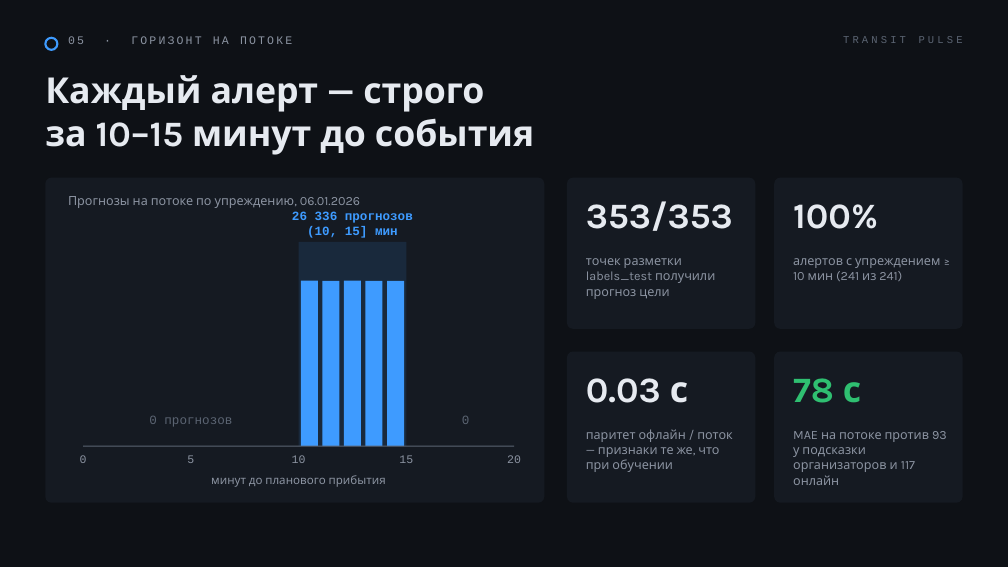
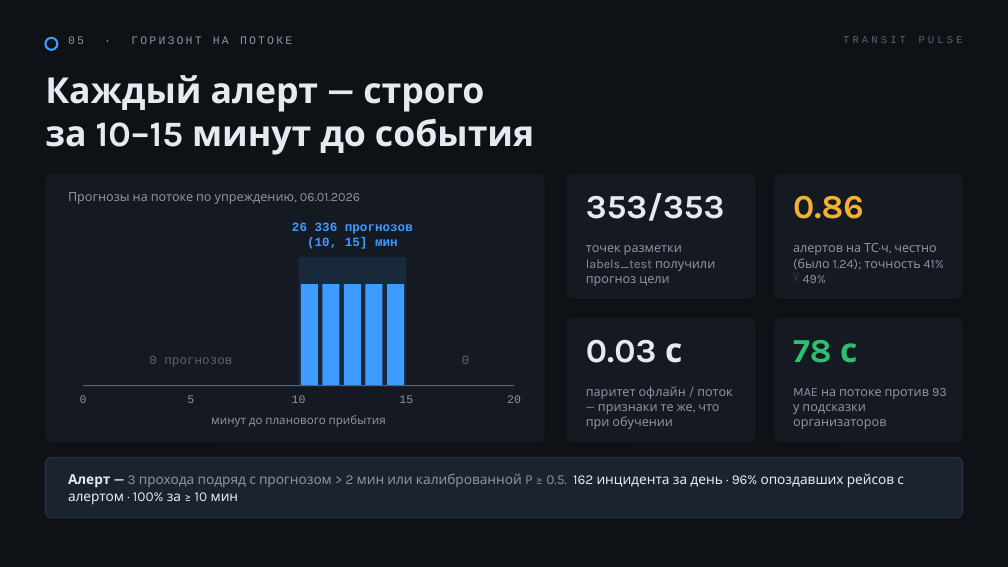
Before and after one commit to jinxovich/transit-pulse, a slide deck: slide 6 of docs/pitch/transit-pulse-pitch.pptx. Drawn at 1008x567 pixels with LibreOffice and Linux fonts; fonts in the diff are those of the drawing. Boxes give left, top, right and bottom in pixels: in the first picture for what was removed or moved away, otherwise in the second. Text is boxed around its words. In the diff, an @@ line names an element or a change of style, - is before the commit and + after.

Commit message:
docs(pitch): цифры после улучшения алертов и калибровки

```diff
--- a/docs/pitch/transit-pulse-pitch.pptx
+++ b/docs/pitch/transit-pulse-pitch.pptx
@@ rounded rectangle: place and size @@
-rounded rectangle at <box>45,178,544,503</box>
+rounded rectangle at <box>45,174,544,442</box>
@@ rounded rectangle: place and size @@
-rounded rectangle at <box>567,178,755,329</box>
+rounded rectangle at <box>567,174,755,299</box>
@@ rounded rectangle: place and size @@
-rounded rectangle at <box>774,178,963,329</box>
+rounded rectangle at <box>774,174,963,299</box>
@@ text "Прогнозы на потоке по упреждению, ...": place and size @@
-text "Прогнозы на потоке по упреждению, ..." at <box>68,196,360,208</box>
+text "Прогнозы на потоке по упреждению, ..." at <box>68,192,360,204</box>
@@ text "353/353": place and size @@
-text "353/353" at <box>586,201,733,231</box>
+text "353/353" at <box>586,193,725,221</box>
@@ text at <box>793,195,864,219</box>: text changed; size 34 to 32 pt; text colour #E6EAF0 to #F2B134 @@
-100%
+0.86
@@ text "26 336 прогнозов": place and size @@
-text "26 336 прогнозов" at <box>292,211,413,238</box>
+text "26 336 прогнозов" at <box>292,222,413,249</box>
@@ rectangle: place and size @@
-rectangle at <box>299,242,407,446</box>
+rectangle at <box>299,257,407,386</box>
@@ text "точек разметки labels_test получили прогноз ...": place and size @@
-text "точек разметки labels_test получили прогноз ..." at <box>586,258,715,299</box>
+text "точек разметки labels_test получили прогноз ..." at <box>586,245,715,286</box>
@@ text at <box>793,243,944,283</box>: text changed @@
-алертов с упреждением ≥ 10 мин (241 из 241)
+алертов на ТС·ч, честно (было 1.24); точность 41% → 49%
@@ rectangle: place and size @@
-rectangle at <box>301,281,318,446</box>
+rectangle at <box>301,284,318,386</box>
@@ rectangle: place and size @@
-rectangle at <box>322,281,340,446</box>
+rectangle at <box>322,284,340,386</box>
@@ rectangle: place and size @@
-rectangle at <box>344,281,361,446</box>
+rectangle at <box>344,284,361,386</box>
@@ rectangle: place and size @@
-rectangle at <box>365,281,383,446</box>
+rectangle at <box>365,284,383,386</box>
@@ rectangle: place and size @@
-rectangle at <box>387,281,405,446</box>
+rectangle at <box>387,284,405,386</box>
@@ rounded rectangle: place and size @@
-rounded rectangle at <box>567,352,755,503</box>
+rounded rectangle at <box>567,318,755,442</box>
@@ text "0.03 с": place and size @@
-text "0.03 с" at <box>586,378,688,403</box>
+text "0.03 с" at <box>586,339,682,363</box>
@@ proportions changed in 5 elements at <box>567,174,755,299</box>, <box>774,174,963,299</box>, <box>45,174,544,442</box>, <box>567,318,755,442</box>, <box>774,318,963,442</box> @@
@@ rounded rectangle: place and size @@
-rounded rectangle at <box>774,352,963,503</box>
+rounded rectangle at <box>774,318,963,442</box>
@@ size 34 to 32 pt in 3 elements at <box>586,193,725,221</box>, <box>586,339,682,363</box>, <box>793,340,857,363</box> @@
@@ text "78 с": place and size @@
-text "78 с" at <box>793,378,861,403</box>
+text "78 с" at <box>793,340,857,363</box>
@@ 8 texts, 1 line: place and size @@
-8 texts, 1 line at <box>80,416,521,487</box>
+8 texts, 1 line at <box>80,356,521,427</box>
@@ text "паритет офлайн / поток — ...": place and size @@
-text "паритет офлайн / поток — ..." at <box>586,429,733,472</box>
+text "паритет офлайн / поток — ..." at <box>586,386,733,429</box>
@@ text at <box>793,388,947,429</box>: text changed @@
-MAE на потоке против 93 у подсказки организаторов и 117 онлайн
+MAE на потоке против 93 у подсказки организаторов
@@ rounded rectangle added at <box>45,457,963,518</box>, fill #1C2330, outline #2A3342 1 pt @@
@@ text added at <box>68,473,904,505</box>, 13 pt, text #E6EAF0 @@
+Алерт — 3 прохода подряд с прогнозом > 2 мин или калиброванной P ≥ 0.5. 162 инцидента за день · 96% опоздавших рейсов с алертом · 100% за ≥ 10 мин
```
Also in this commit, not shown: 3 other slides changed, 5 other files.
